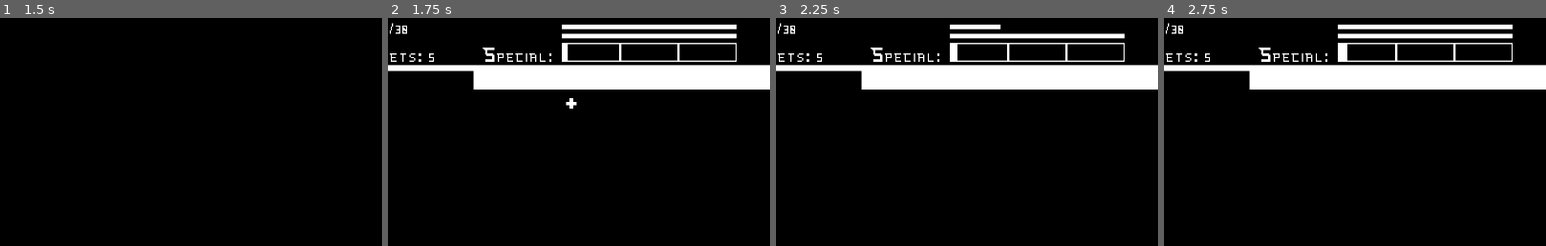
Above: before the commit, frames 1-4 (left to right).
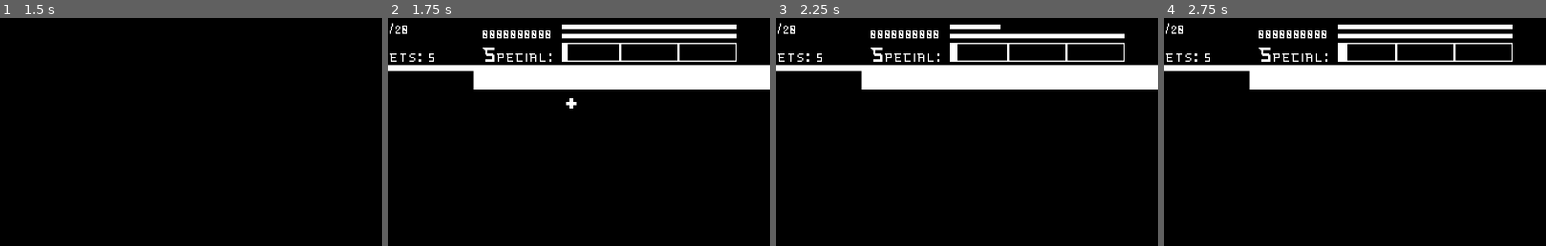
Above: after the commit, the same moments.

Repository: vitorjusto/Bit-Hero
Game: Godot game, scene res://Scenes/Main.tscn
Two runs of this game, one before a commit and one after it. Both use one fixed random seed, a clock stepped at 60 frames per second and the inputs below.
Inputs (mouse positions are % of the whole screen's width and height, from its top left):
- Up to frame 1 (1.5 s): tap Enter at 0.5 s; move the mouse to (72, 45) at 0.52 s; hold Right (Right) from 0.53 s (still down); right-click (72, 45) at 0.6 s; tap Up (Up) at 0.77, 0.8, 1.07, 1.35 s; tap Space (Dash) at 1.25 s; move the mouse to (30, 55) at 1.27 s
- Up to frame 2 (1.75 s): keep holding Right (Right); tap Up (Up) at 1.52 s; right-click (30, 55) at 1.55 s
- Up to frame 3 (2.25 s): tap Up (Up) at 1.82 s; move the mouse to (60, 28) at 2.02 s; release Right (Right) at 2.03 s; hold Left (Left) from 2.03 s (still down); tap Space (Dash) at 2.1 s
- Up to frame 4 (2.75 s): keep holding Left (Left); tap Up (Up) at 2.3 s
The pictures show only the part of the screen within x 46-96%, y 1-51%; the shares and areas given below are measured in that part.

Frame 1 is identical in both runs. In frame 2, 0.5% of the frame differs, in the area x 2-43%, y 3-10%; in frame 3, 0.5%; in frame 4, 0.5%.

Commit message:
add scores

Diff:
--- a/Scenes/GameOverScreen.tscn
+++ b/Scenes/GameOverScreen.tscn
@@ -1,7 +1,8 @@
-[gd_scene load_steps=4 format=3 uid="uid://colpcsruk7noq"]
+[gd_scene load_steps=5 format=3 uid="uid://colpcsruk7noq"]
 
 [ext_resource type="Script" uid="uid://cmqq80n86tfl7" path="res://Scripts/gameOverScreen.gd" id="1_2emqa"]
 [ext_resource type="FontFile" uid="uid://clufxxmftvg5k" path="res://Assets/Fonts/bitFont.ttf" id="1_d4r0f"]
+[ext_resource type="AudioStream" uid="uid://cpnt8od23iu5d" path="res://Assets/Songs/GameOver.mp3" id="3_6hy6l"]
 
 [sub_resource type="LabelSettings" id="LabelSettings_2emqa"]
 font = ExtResource("1_d4r0f")
@@ -19,3 +20,18 @@
 label_settings = SubResource("LabelSettings_2emqa")
 horizontal_alignment = 1
 vertical_alignment = 1
+
+[node name="lblScore" type="Label" parent="."]
+offset_left = -8.0
+offset_top = 64.0
+offset_right = 1304.0
+offset_bottom = 888.0
+text = "0000000000"
+label_settings = SubResource("LabelSettings_2emqa")
+horizontal_alignment = 1
+vertical_alignment = 1
+
+[node name="AudioStreamPlayer" type="AudioStreamPlayer" parent="."]
+stream = ExtResource("3_6hy6l")
+volume_db = -10.0
+autoplay = true
--- a/Scenes/Hud/Hud.tscn
+++ b/Scenes/Hud/Hud.tscn
@@ -261,6 +261,15 @@
 text = "Time: 500"
 label_settings = SubResource("LabelSettings_ighhf")
 
+[node name="lblScore" type="Label" parent="."]
+offset_left = 768.0
+offset_top = 16.0
+offset_right = 888.0
+offset_bottom = 40.0
+text = "0000000000"
+label_settings = SubResource("LabelSettings_ighhf")
+horizontal_alignment = 2
+
 [node name="lblSection" type="Label" parent="."]
 offset_left = 536.0
 offset_top = 8.0
--- a/Scenes/Main.tscn
+++ b/Scenes/Main.tscn
@@ -92,7 +92,7 @@
 
 [node name="AudioStreamPlayer" type="AudioStreamPlayer" parent="."]
 stream = ExtResource("12_grg3l")
-volume_db = -20.0
+volume_db = -10.0
 
 [node name="clPause" type="CanvasLayer" parent="."]
 visible = false
--- a/Scripts/Enemies/hurtbox.gd
+++ b/Scripts/Enemies/hurtbox.gd
@@ -9,6 +9,7 @@
 @onready var main : Main = get_tree().root.get_node("/root/Main")
 @onready var powerUpManager : PowerUpManager = get_tree().root.get_node("/root/Main/PowerUpManager")
 @onready var particleManager : ParticleManager = get_tree().root.get_node("/root/Main/ParticleManager")
+@onready var player : Player = get_tree().root.get_node("/root/Main/Player")
 
 signal onDefeat
 
@@ -26,6 +27,7 @@
 
 	GenerateParticles()
 	if Hp <= 0:
+		player.Score += 100
 		DefeatEnemy()
 
 func DefeatEnemy():
@@ -46,7 +48,7 @@
 		return
 
 	powerUpDropped = true
-	var rng = randi_range(0, 100)
+	var rng = randf_range(0, 100)
 
 	if rng < 20:
 		if not upgradeManager.EnemiesDropsHP:
@@ -69,7 +71,7 @@
 		var instance : Node2D = tmUp.instantiate()
 		instance.position =get_parent().position + get_parent().get_parent().position
 		powerUpManager.AddPowerUp(instance)
-	elif rng < 61:
+	elif rng < 60.05:
 		if not upgradeManager.EnemiesDropsLife:
 			return
 		var spUp : PackedScene = load("res://Scenes/PowerUps/LifeUp.tscn")
--- a/Scripts/Hud/hud.gd
+++ b/Scripts/Hud/hud.gd
@@ -14,6 +14,7 @@
 @onready var lblLife : Label = get_node("lblLife")
 @onready var lblTime : Label = get_node("lblTime")
 @onready var lblSection : Label = get_node("lblSection")
+@onready var lblScore : Label = get_node("lblScore")
 
 @onready var pnSpecial : Panel = get_node("pnSpecial")
 @onready var pnDash : Panel = get_node("pnDash")
@@ -38,7 +39,7 @@
 	lblSpeed.text = "Speed: %d" % upgradeManager.Speed
 	lblRange.text = "Range: %d" % upgradeManager.RangeProj
 	lblBullet.text = "Bullets: %d" % upgradeManager.bulletAmount
-	lblSection.text = "Lv: %d/30" % main.currentSection
+	lblSection.text = "Lv: %d/20" % main.currentSection
 
 	pnDash.visible = upgradeManager.AllowDash
 	pnSpecialBar3.visible = upgradeManager.Special > 2
@@ -48,6 +49,7 @@
 func _process(delta : float) -> void:
 	var time = timeManager.getTime()
 	lblTime.text = "Time: %d" % time
+	lblScore.text = str(player.Score).pad_zeros(10)
 
 	if time < 100:
 		ApLowTime.play("lowTime")
--- a/Scripts/Player/player.gd
+++ b/Scripts/Player/player.gd
@@ -10,7 +10,7 @@
 @onready var particleManager : ParticleManager = get_tree().root.get_node("/root/Main/ParticleManager")
 @onready var col: CollisionShape2D = get_node("CollisionShape2D")
 @onready var aniSprite: AnimatedSprite2D = get_node("AnimatedSprite2D")
-
+var Score = 0
 enum EFACINGDIRECTION {UP, DOWN, LEFT, RIGHT}
 
 var facingDirection = EFACINGDIRECTION.DOWN
--- a/Scripts/PowerUps/hpUp.gd
+++ b/Scripts/PowerUps/hpUp.gd
@@ -5,6 +5,7 @@
 
 func onPlayerDetected(body: Node2D) -> void:
 	var player : Player = body
+	player.Score += 100
 
 	if upgradeManager.MaxHP == player.hp:
 		player.addLifeBar()
--- a/Scripts/PowerUps/lifeUp.gd
+++ b/Scripts/PowerUps/lifeUp.gd
@@ -3,6 +3,7 @@
 
 func onPlayerDetected(body: Node2D) -> void:
 	var player : Player = body
+	player.Score += 100
 
 	if player.life == 9:
 		call_deferred("queue_free")
--- a/Scripts/PowerUps/specialUp.gd
+++ b/Scripts/PowerUps/specialUp.gd
@@ -1,7 +1,9 @@
 extends Area2D
 
 @onready var manager : SpecialManager = get_tree().root.get_node("/root/Main/SpecialManager")
+@onready var player : Player = get_tree().root.get_node("/root/Main/Player")
 
 func onPlayerDeteced(body: Node2D) -> void:
 	manager.addSpecial(20)
+	player.Score += 100
 	call_deferred("queue_free")
--- a/Scripts/PowerUps/timeUp.gd
+++ b/Scripts/PowerUps/timeUp.gd
@@ -1,7 +1,9 @@
 extends Area2D
 
 @onready var timeManager : TimeManager = get_tree().root.get_node("/root/Main/TimeManager")
+@onready var player : Player = get_tree().root.get_node("/root/Main/Player")
 
 func onPlayerDetected(body: Node2D) -> void:
 	timeManager.time += clamp(10, 0, 999)
+	player.Score += 100
 	call_deferred("queue_free")
--- a/Scripts/gameOverScreen.gd
+++ b/Scripts/gameOverScreen.gd
@@ -1,4 +1,12 @@
+class_name GameOverScreen
 extends Node2D
+
+@onready
+var score
+
+func _ready():
+	var lblScore : Label = get_node("lblScore")
+	lblScore.text = str(score).pad_zeros(10)
 
 func _process(delta: float) -> void:
 	if Input.is_anything_pressed():
--- a/Scripts/main.gd
+++ b/Scripts/main.gd
@@ -158,7 +158,13 @@
 	player.life -= 1
 
 	if player.life == 0:
-		get_tree().change_scene_to_file("res://Scenes/GameOverScreen.tscn")
+		var newScene : GameOverScreen = preload("res://Scenes/GameOverScreen.tscn").instantiate()
+		newScene.score = player.Score
+
+		get_tree().root.add_child(newScene)
+		get_tree().current_scene.queue_free()
+		get_tree().current_scene = newScene
+		return
 
 	blackScreen.visible = true
 
Not shown, added: Assets/Songs/GameOver.mp3.import
Not shown, added: Assets/Songs/GameOver.mp3
